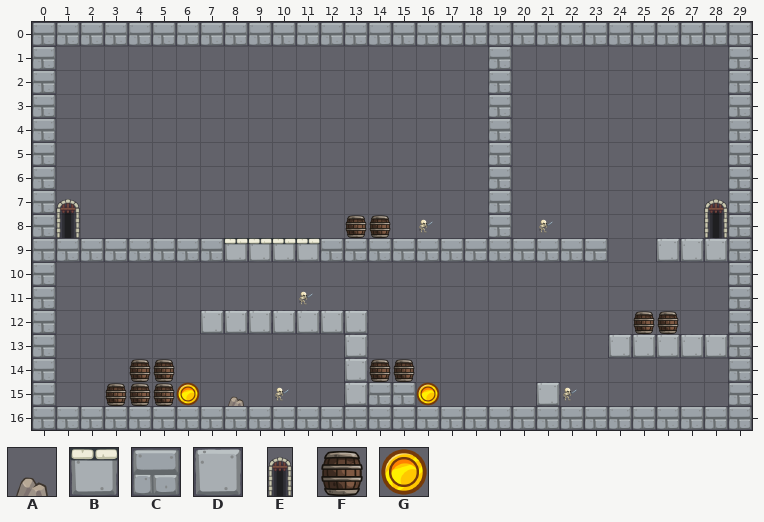
Tiled map: assets/maps/world1/level_06.tmx. This is how it looked before the edit.
Cells are 128x128 px. Shown: x 0..29, y 0..16.
Key: from "bg": A 30 "rock"; from "dungeon_tiles": B 0 "Ground", C 1 "Ground", D 2 "Ground", E 21 "Door", F 61 "Wooden_Barrel"; from "items": G 12 "coin".
_ is an empty cell.
Objects are placed by their top-left corner, in cells (3,4 is the top-left corner of cell 3,4); size is 1x1 cell unless given.
Layer "collision" before, first column x 0:
 0 CCCCCCCCCCCCCCCCCCCCCCCCCCCCCC
 1 C__________________C_________C
 2 C__________________C_________C
 3 C__________________C_________C
 4 C__________________C_________C
 5 C__________________C_________C
 6 C__________________C_________C
 7 C__________________C_________C
 8 C____________FF____C_________C
 9 CCCCCCCCBBBBCCCCCCCCCCCC__DDDC
10 C____________________________C
11 C____________________________C
12 C______DDDDDDD___________FF__C
13 C____________D__________DDDDDC
14 C___FF_______DFF_____________C
15 C__FFF_______DCC_____D_______C
16 CCCCCCCCCCCCCCCCCCCCCCCCCCCCCC
Objects on layer "objects" before:
G "coin_r0" at 16,15
G "coin_r0" at 6,15
The result:
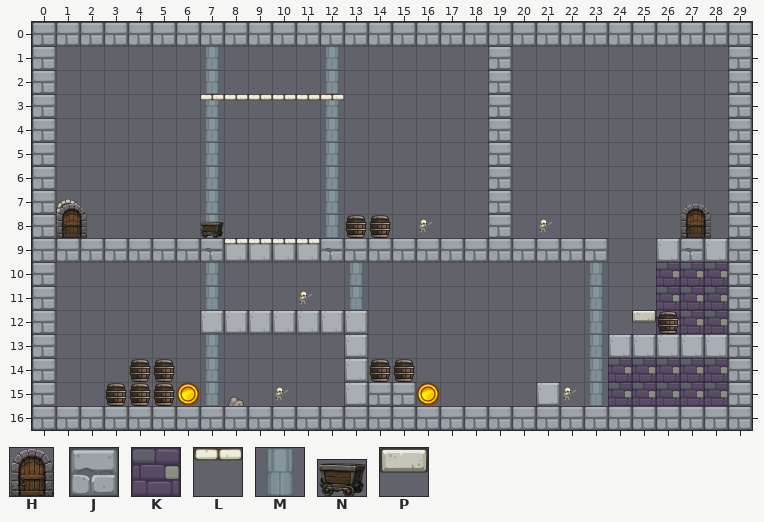
Further tiles: from "bg": H 25 "door"; from "dungeon_tiles": J 3 "Ground", K 5 "03a", L 14 "bridge", M 17 "bridge-4", N 63 "cart"; from "hazards": P 2 "Floating".
Edits made:
Layer "background":
The author put tile K in rows 10 to 12 at x 26 to 28; in rows 14 to 15 at x 24 to 28.
The author put tile M in rows 1 to 8 at x 7 and 12; in rows 10 to 11 at x 7, 13 and 23; in row 12 at x 23; in rows 13 to 15 at x 7 and 23.
Tile E is removed in row 8 at x 28.
Layer "collision":
Tile C becomes tile J in row 9 at x 7 and 12.
Tile D becomes tile J in row 9 at x 27.
The author put tile L in row 3 at x 7 to 12.
The author put tile N in row 8 at x 7.
Tile F is removed in row 12 at x 25.
Layer "decoration":
The author put tile H in row 8 at x 1 and 27.
Layer "objects":
A new object: P "Floating" at 25,12.
Boxes around the changes in both pictures, in picture pixels (x1, y1, x2, y2):
changed: (200, 46, 363, 310)
changed: (589, 199, 728, 406)
added: (57, 203, 87, 238)
added: (205, 334, 219, 406)
